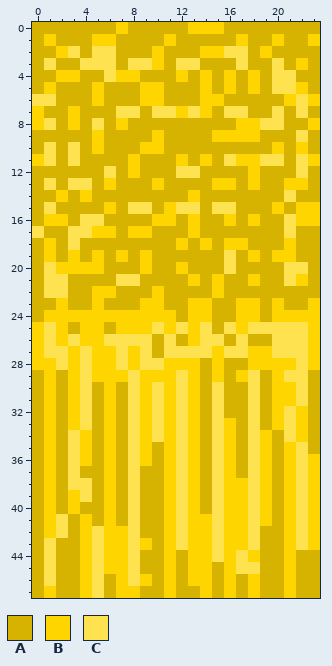
One commit to this pixel-art file: graphics/tallgrass1.ase. The picture above was drawn from the file before the commit.
24x48 pixels, 1 frame.
Palette (. is transparent): A #d6b300  B #ffd500  C #ffe24f
Pixels before, first column x 0:
 0 AAAAAAABAAAAABBBAAAAAAAA
 1 ABAAABBAAAABAAAAABAABAAB
 2 AABCACCAAABAAABBCCABAAAA
 3 ACAACCCACCBACCAAACAACABA
 4 AABBAACBBAAABABABABACCAA
 5 ABAAABAAABBAAABABABACCBA
 6 CCAAABAAABBAAABBAAAAABCB
 7 BAABAAACCACCBCBACCAACACA
 8 BCABACABAAAAAAAAABBCCAAB
 9 AAAAABAAAABAAAABBBBAAACA
10 ACACABAAABBAAAAAAAAABABA
11 BCACAAAABAAABABACBBCCACB
12 AAAAAACABAAACCAAAABAAACA
13 ACACCABAAABAAAABBABAABBA
14 AABABAAAAAAAABAAAAAAACAA
15 ACAAAABACCABCCACCAAABABB
16 ABBACCAAAABBABAABABAACBB
17 CAACCBBABBAAABAAAAAAACAA
18 ABACAAAAAAAABABABBAAABAA
19 ABABABABABAAAAAACABABBAA
20 ACBBBBAAABAABAAACAAAACCA
21 ACCAAAACCAAAABABAABAACBA
22 ACCAABBAAABAAAABAAAAAAAA
23 AABAABAAABBAABBAABBABAAB
24 ABBBBBBBBBBBABBAABBABBBB
25 BCBABBABBBCBCBCACBCCCCCB
26 BCBCBBCCCCACABCCACAACCCB
27 BCCBCBBCBCACCCCBCCBBCCCB
28 BBCBCBBCBCCBBBABAABBBBCB
29 ABABCBBBCBBBCBABABCABCCA
30 ABABCABACBCBCBACAACABBCA
31 ABABCABACBCBCBACAACABBCA
32 ABABCABACBCBCBACAACABCBA
33 ABABCABACBCBCBACBACABCBA
34 ABACBABACBCBCBACBACBACBA
35 ABACBABACBABCBACBACBABCA
36 ABACBABACBABCBACBACBABCB
37 ABACAABACAABCBACBACBABCB
38 ABACCABACAABCBACBBCBABCB
39 ABABCABACAABCBACBBCBABCB
40 ABABAABACAABCBACBBCBABCB
41 ABCABABACAABCBBCBBCBABCB
42 ABCABCBBCAABCBBCBBCAABCB
43 ACAABCBBCBABCBBCBBCAABCB
44 ACAABCBBCAABABBCBCBAABAA
45 ACAABCBBCAABABBABCCAABAA
46 ACAABCABCBABABBABABAABAA
47 ABAABCABBAABAABABABAABAA
New version:
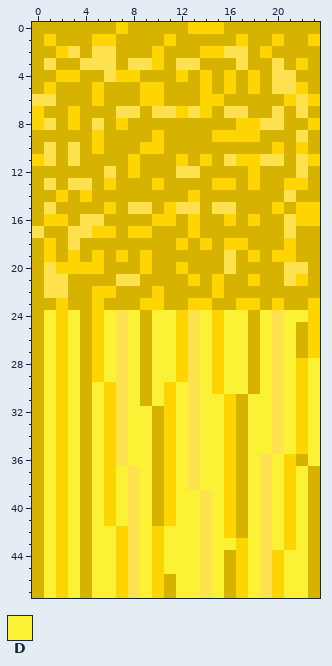
Colours new in this view: D #fbf236
From old to new:
Changed rows in their new state; - is an unchanged pixel.
first column x 0:
24 -D-DA-DCDADDBCDBDDADCDD-
25 AD-DA-DCDADDBCDBDDAD-DA-
26 AD-DA-D-DADDBCDBDD-D-DA-
27 ADBDA-D-DADDB-D-DDAD-DA-
28 ADBDA-D-DADD-CD-DDADCDBD
29 -DBDA-DCDADDBCD-DDADCDBD
30 -DBDAD-CDAD-DCDBDDADCDBD
31 -DBDAD-CDAD-DCDDB-DDCDBD
32 -DBDAD-CDDA-DCDDB-DDCD-D
33 -DBDAD-CDDA-DCDD--DDCD-D
34 -DBDAD-CDDA-DCDD--DDCD-D
35 -DBDAD-CDD--DCDD--DDCDBD
36 -DBDAD-CDD--DCDD--DCD-AD
37 -DBD-D-D-D--DCDD--DCD-DA
38 -DBDAD-D-D--DCDD-ADCD-DA
39 -DBDAD-D-D--DDCD-ADCD-DA
40 -DBD-D-D-D--DDCD-ADCD-DA
41 -DBDAD-D-D--DDCD-ADCD-DA
42 -DBDADD--DBDDDCD-ADCD-DA
43 -DBDADD--DBDDDCDD-DCD-DA
44 -DBDADD--DBDDDCDABDCBDD-
45 -DBDADD--DBDDDCDABDCBDD-
46 -DBDADD--DBADDCDABDCBDD-
47 -DBDADD-CDBADDCDABDCBDD-
Where, in picture pixels (left, top, right, bottom), the same in both pictures:
changed: (32, 310, 320, 598)
